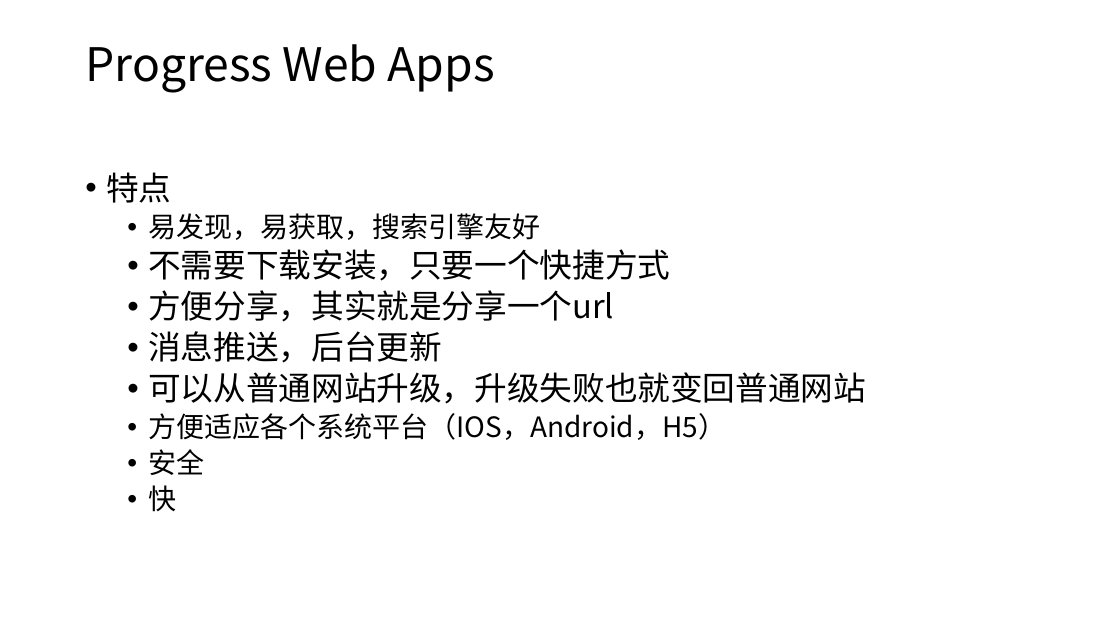
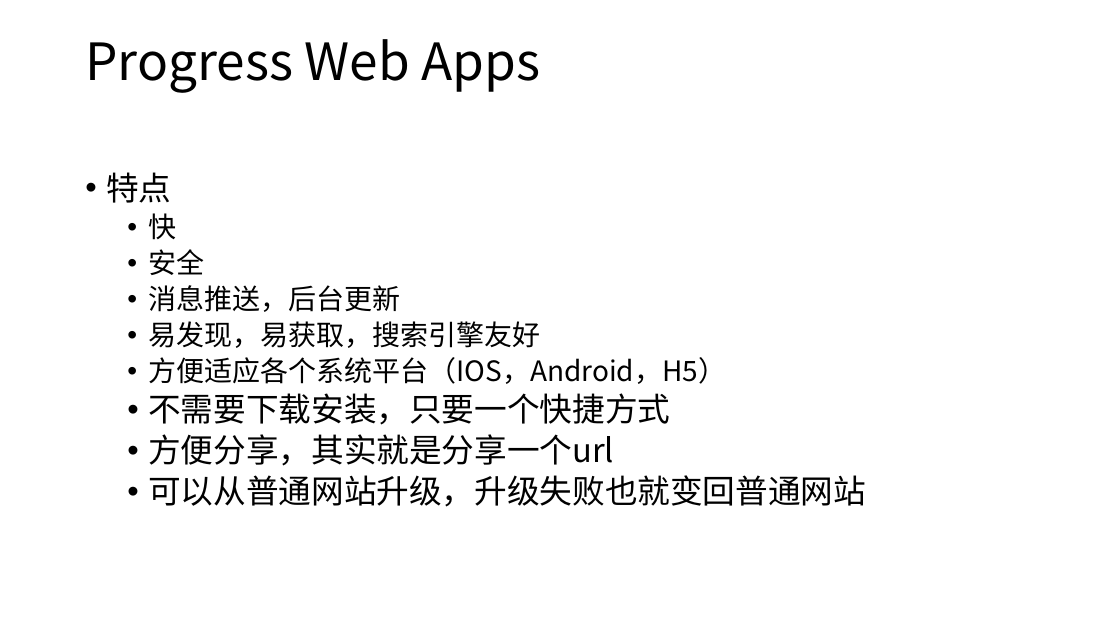
Before and after one commit to wujunxi/frontend-subject, a slide deck: slide 5 of PWA/other/PWA渐进式Web应用介绍.pptx. Drawn at 1120x630 pixels with LibreOffice and Linux fonts; fonts in the diff are those of the drawing. Boxes give left, top, right and bottom in pixels: in the first picture for what was removed or moved away, otherwise in the second. Text is boxed around its words. In the diff, an @@ line names an element or a change of style, - is before the commit and + after.

```diff
--- a/PWA/other/PWA渐进式Web应用介绍.pptx
+++ b/PWA/other/PWA渐进式Web应用介绍.pptx
@@ title "Progress Web Apps" at <box>85,39,540,93</box>: size 39.6 to 44 pt @@
@@ text at <box>148,213,400,312</box>: paragraphs added @@
+  • 快
+  • 安全
+  • 消息推送，后台更新
@@ text at <box>148,357,726,384</box>: paragraph added @@
+  • 方便适应各个系统平台（IOS，Android，H5）
@@ text at <box>148,331,442,363</box>: paragraph removed @@
-  • 消息推送，后台更新
@@ text at <box>148,413,726,512</box>: paragraphs removed @@
-  • 方便适应各个系统平台（IOS，Android，H5）
-  • 安全
-  • 快
```
Also in this commit, not shown: 2 other slides changed, 5 slides added, 2 other files.
